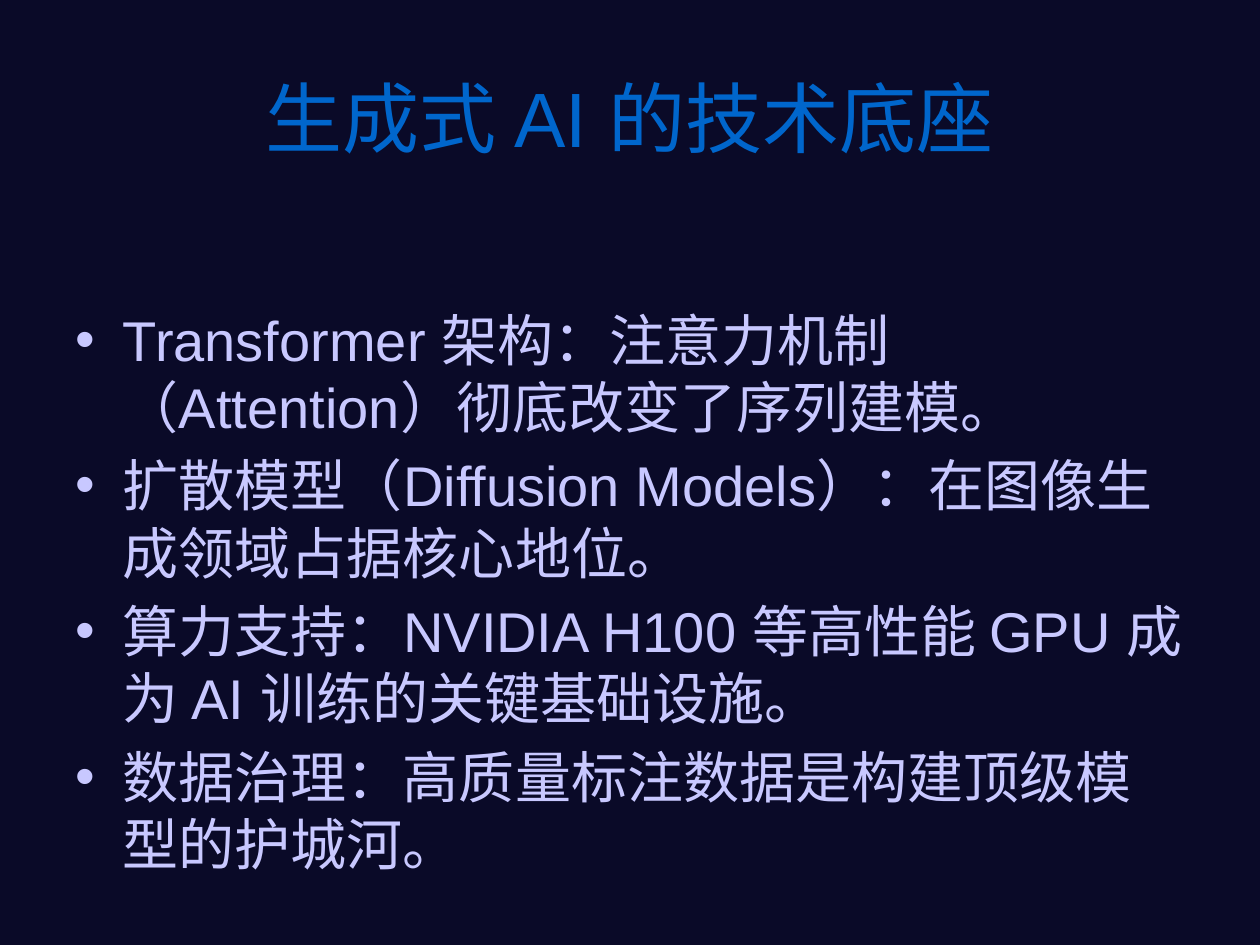
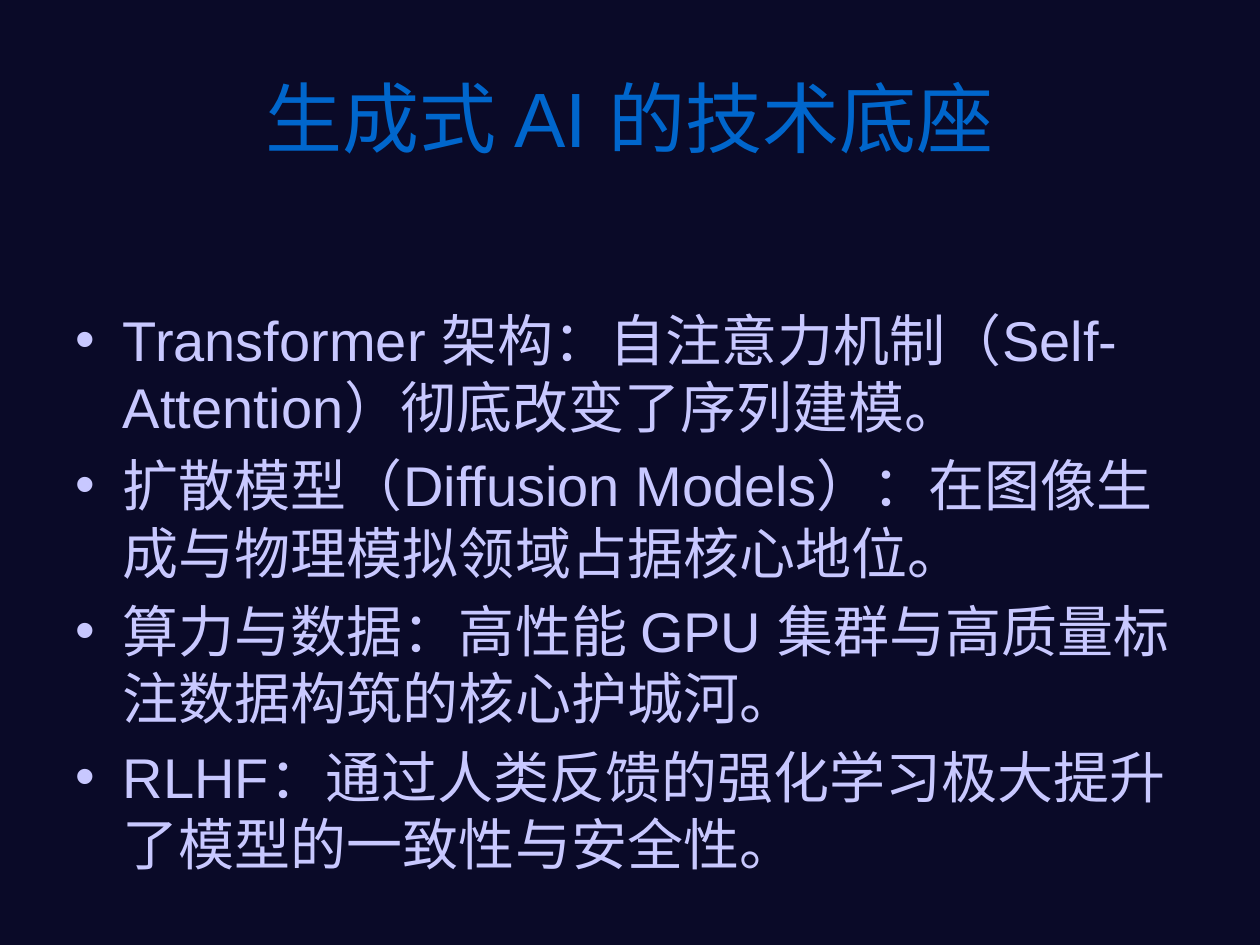
Before and after one commit to yeasy/AutoPPT, a slide deck: slide 4 of samples/en_tech.pptx. Drawn at 1260x945 pixels with LibreOffice and Linux fonts; fonts in the diff are those of the drawing. Boxes give left, top, right and bottom in pixels: in the first picture for what was removed or moved away, otherwise in the second. Text is boxed around its words. In the diff, an @@ line names an element or a change of style, - is before the commit and + after.

```diff
--- a/samples/en_tech.pptx
+++ b/samples/en_tech.pptx
@@ text at [123, 313, 1169, 870]: text changed @@
-• Transformer 架构：注意力机制（Attention）彻底改变了序列建模。
-• 扩散模型（Diffusion Models）：在图像生成领域占据核心地位。
-• 算力支持：NVIDIA H100 等高性能 GPU 成为 AI 训练的关键基础设施。
-• 数据治理：高质量标注数据是构建顶级模型的护城河。
+• Transformer 架构：自注意力机制（Self-Attention）彻底改变了序列建模。
+• 扩散模型（Diffusion Models）：在图像生成与物理模拟领域占据核心地位。
+• 算力与数据：高性能 GPU 集群与高质量标注数据构筑的核心护城河。
+• RLHF：通过人类反馈的强化学习极大提升了模型的一致性与安全性。
```
Also in this commit, not shown: 4 other slides changed, 18 slides added, 2 slides removed, 5 other files.
